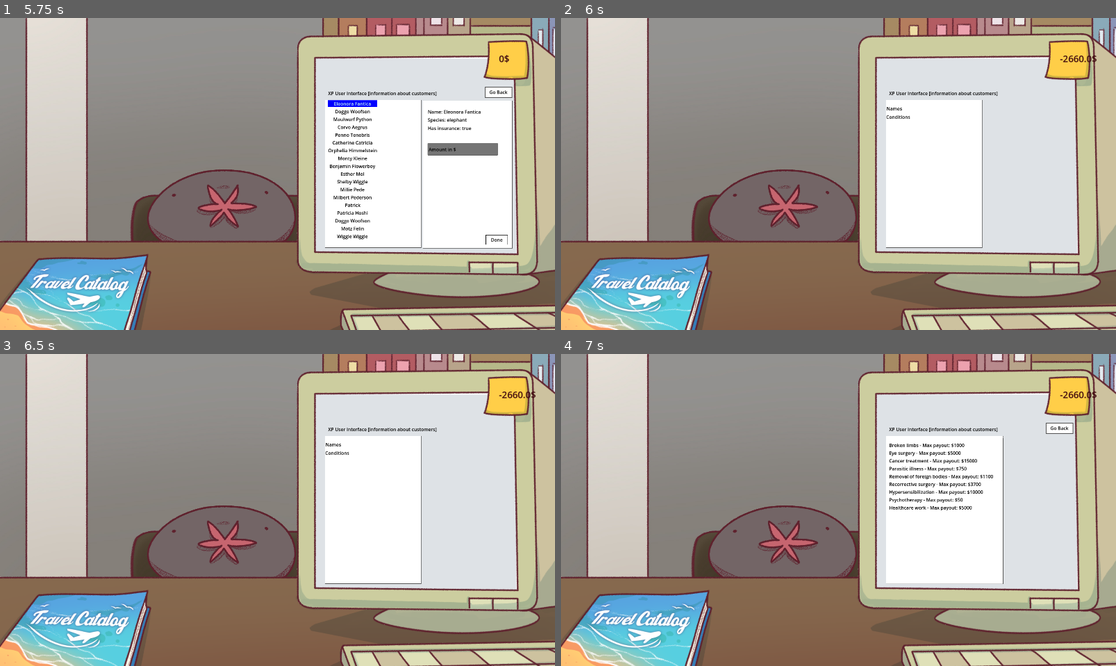
Above: before the commit, frames 1-4 (two rows, left to right).
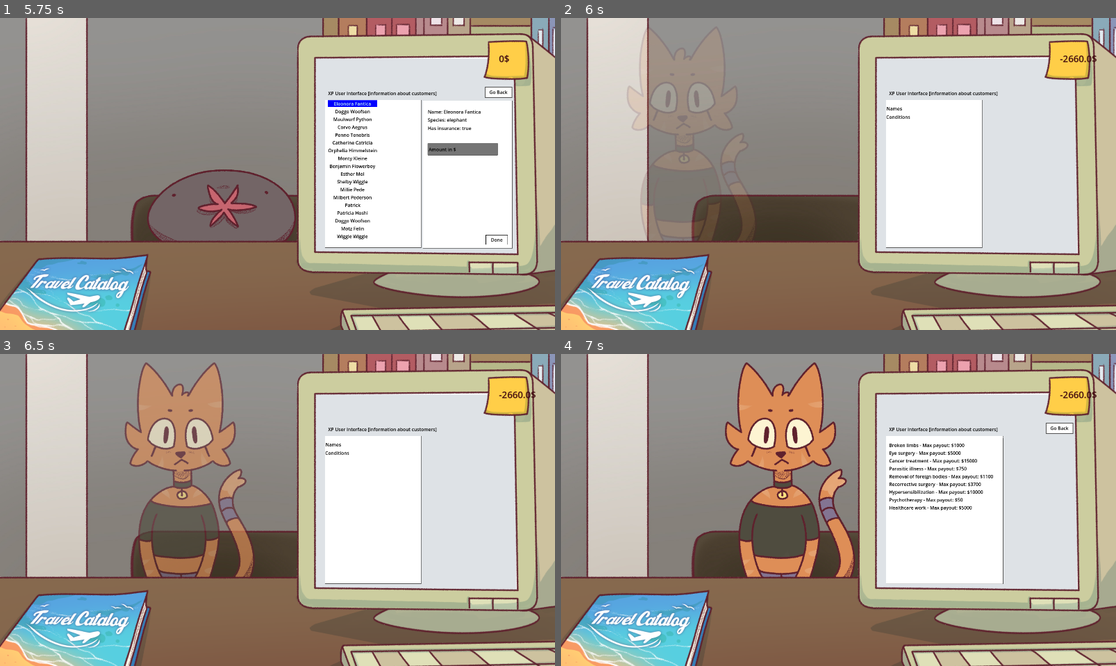
Above: after the commit, the same moments.

Repository: AgonGuri/vacation_please
Game: Godot game, scene res://scenes/main_layout.tscn
Two runs of this game, one before a commit and one after it. Both use one fixed random seed, a clock stepped at 60 frames per second and the inputs below. This scene is started directly instead of the project's main scene.
Inputs (mouse positions are in pixels of both pictures, inside the frame that each line leads up to):
- Up to frame 1 (5.75 s): click "Conditions" at 0.5 s; click (77, 273) at 1.25 s; click (77, 273) at 2 s; click (77, 273) at 2.75 s; click "Go Back" at 3.5 s; click "Names" at 4.25 s; click "Eleonora Fantica" at 5 s
- Up to frame 2 (6 s): click "Done" at 5.75 s
- Up to frame 3 (6.5 s): no input
- Up to frame 4 (7 s): click "Conditions" at 6.5 s

Frame 1 is identical in both runs. In frame 2, 5.4% of the frame differs, in the area x 11-54%, y 3-72%; in frame 3, 11%, in the area x 22-54%, y 2-72%; in frame 4, 11%.
Error before the commit: Attempt to call function 'instantiate' in base 'null instance' on a null instance. (res://scripts/main_layout.gd:11)
Error after the commit: Attempt to call function 'instantiate' in base 'null instance' on a null instance. (res://scripts/main_layout.gd:12)

Commit message:
Game is actually working now lmao

Diff:
--- a/scripts/ai_message.gd
+++ b/scripts/ai_message.gd
@@ -41,14 +41,14 @@
 	else:
 		print("Error: client_is_lying not found/set")
 
-	await get_tree().process_frame
+	#await get_tree().process_frame
 
 	print("About to start talking")
 	ai_chat.say("start talking")
 
 func delete_text():
-	overview.text("")
-	ai_text.text("")
+	overview.text = ""
+	ai_text.text = ""
 
 
 func _on_nobody_who_chat_response_updated(new_token: String) -> void:
--- a/scripts/global.gd
+++ b/scripts/global.gd
@@ -1,7 +1,7 @@
 extends Node
 
 @export var current_customer = 0
-@export var last_customer = 12
+@export var last_customer = 3
 var client_dict = {} #dictionary for clients showing up(same as below but randomized)
 var clean_dict = {} #dictionary for buttons on pc
 var scene
--- a/scripts/main_layout.gd
+++ b/scripts/main_layout.gd
@@ -4,11 +4,12 @@
 @onready var catalogue = $catalogue
 
 var current_customer
+var instance
 
 # Called when the node enters the scene tree for the first time.
 
 func _ready() -> void:
-	var instance = load("res://scenes/AI Message.tscn").instantiate()
+	instance = load("res://scenes/AI Message.tscn").instantiate()
 	add_child(instance)
 	new_customer()
 	pass # Replace with function body.
@@ -19,6 +20,8 @@
 	print(Global.current_customer)
 	$AnimalSprite.texture = current_customer.portrait
 	$AnimationPlayer.play("customer_new")
+	instance.delete_text()
+	instance.generate_text()
 	pass
 
 
@@ -65,3 +68,4 @@
 				#rest of what they could have gotten + court
 				print("you got sued and have to pay: ", (customer.max_payout - amount + COURT_COST))
 				Global.currency -= customer.max_payout - amount + COURT_COST
+	new_customer()
